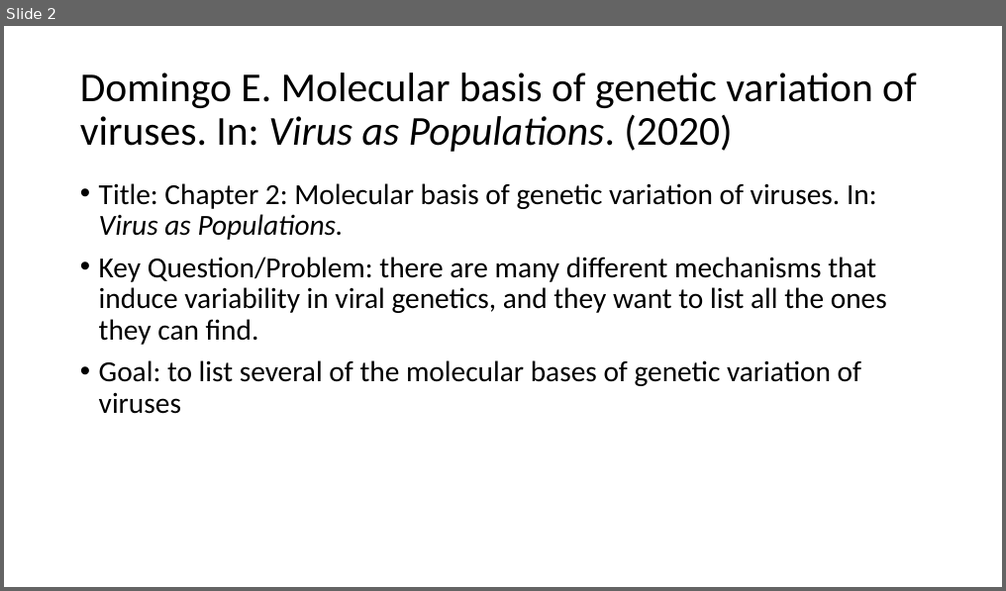
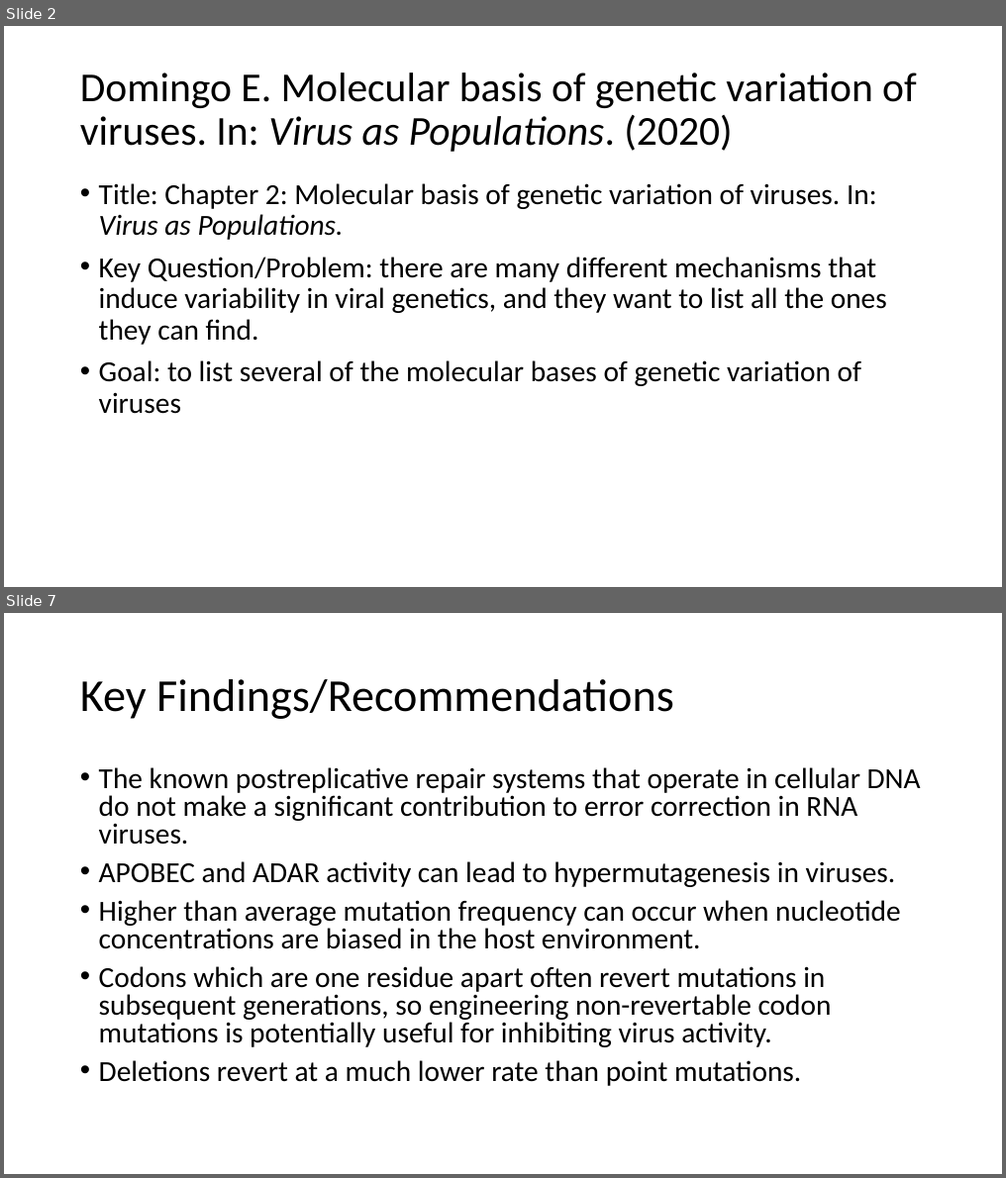
Before and after one commit to wzbillings/EPID-8200, a slide deck: Assignments/ZB-Week3-Readings.pptx. Shown one above the other, each under a label of ours: slide 2 before the commit, slides 2 and 7 after it; the slides between them are not shown. The pictures are 1006x591 and 1006x1178 pixels, drawn with LibreOffice and Linux fonts; fonts in the diff are those of the drawing. Boxes give left, top, right and bottom in pixels: in the first picture for what was removed or moved away, otherwise in the second. Text is boxed around its words. In the diff, an @@ line names an element or a change of style, - is before the commit and + after.

```diff
--- a/Assignments/ZB-Week3-Readings.pptx
+++ b/Assignments/ZB-Week3-Readings.pptx
@@ slide 7 added at <box>4,613,1002,1174</box>, background #FFFFFF @@
@@ title added at <box>80,679,674,719</box>, 44 pt, text #000000 @@
+Key Findings/Recommendations
@@ text added at <box>99,767,921,1086</box>, 28 pt, text #000000 @@
+• The known postreplicative repair systems that operate in cellular DNA do not make a significant contribution to error correction in RNA viruses.
+• APOBEC and ADAR activity can lead to hypermutagenesis in viruses.
+• Higher than average mutation frequency can occur when nucleotide concentrations are biased in the host environment.
+• Codons which are one residue apart often revert mutations in subsequent generations, so engineering non-revertable codon mutations is potentially useful for inhibiting virus activity.
+• Deletions revert at a much lower rate than point mutations.
```
Also in this commit, not shown: 1 slide changed, 9 other slides added, 2 slides removed.
